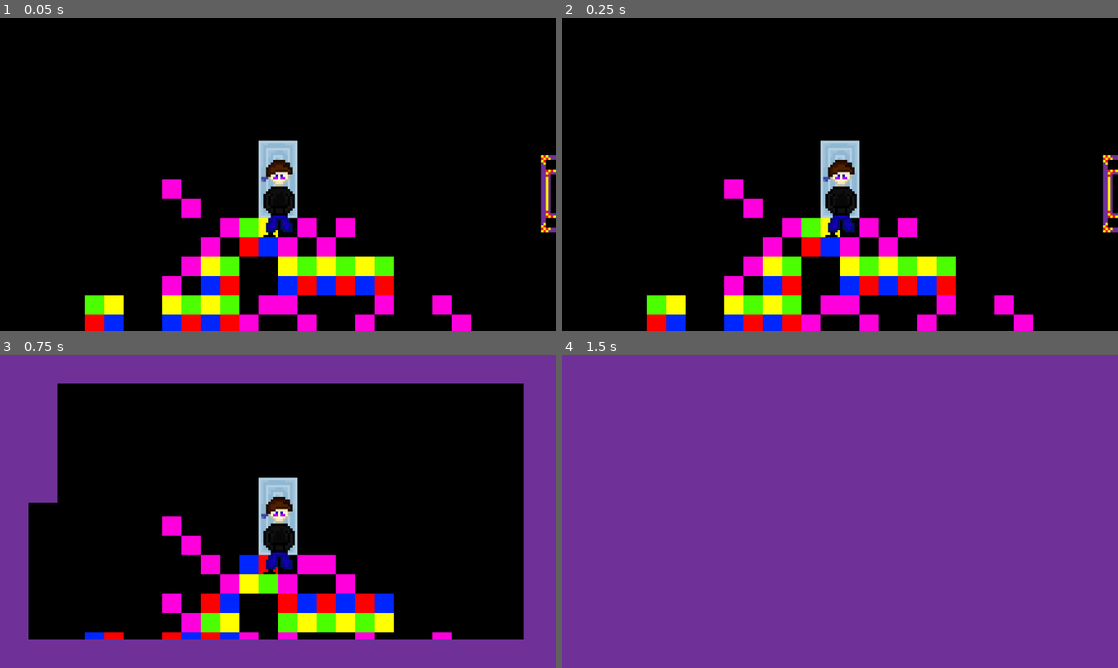
Above: before the commit, frames 1-4 (two rows, left to right).
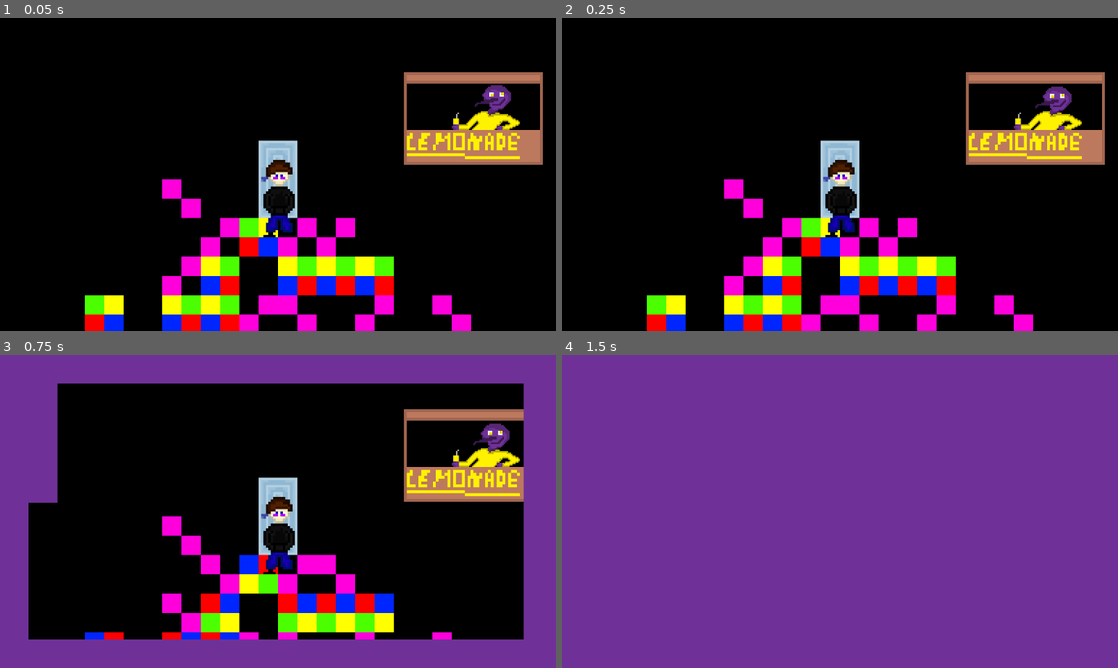
Above: after the commit, the same moments.

Repository: Vaisaz/yumeNikkiFangame
Game: Godot game, scene res://scenes/locations/nexus.tscn
Two runs of this game, one before a commit and one after it. Both use one fixed random seed, a clock stepped at 60 frames per second and the inputs below. This scene is started directly instead of the project's main scene. Sound files missing from this copy of the repository are replaced by a short silence.
Inputs:
- Up to frame 1 (0.05 s): no input
- Up to frame 2 (0.25 s): no input
- Up to frame 3 (0.75 s): tap Enter at 0.5 s; hold Right (right) from 0.53 s (still down); hold E (interact) from 0.53 s (still down)
- Up to frame 4 (1.5 s): release Right (right) at 1.28 s; release E (interact) at 1.28 s; hold Down (down) from 1.28 s (still down); tap E (interact) at 1.35 s

The runs differ from the first frame. In frame 1, 5.2% of the frame differs, in the area x 72-100%, y 17-69%; in frame 2, 5.2%; in frame 3, 4.2%; in frame 4, nothing differs.

Commit message:
Inventory Lemonade Repaired + Lemonade Update

Diff:
--- a/scenes/lemonade_stand.tscn
+++ b/scenes/lemonade_stand.tscn
@@ -1,25 +1,63 @@
-[gd_scene load_steps=7 format=3 uid="uid://7qlcvxsvyst5"]
+[gd_scene load_steps=12 format=3 uid="uid://7qlcvxsvyst5"]
 
-[ext_resource type="Texture2D" uid="uid://6syojrialhd0" path="res://assets/inventory/items/lemonade.png" id="1_03ey0"]
+[ext_resource type="Texture2D" uid="uid://bot1756xcpfjl" path="res://assets/sprites/main/lemonade_stand_guy_sheet.png" id="1_rwk07"]
 [ext_resource type="Script" path="res://scripts/lemonade_interaction.gd" id="2_llt6y"]
 [ext_resource type="Texture2D" uid="uid://beh4pnr72b2sx" path="res://assets/blank_frame_bigger.png" id="3_7613i"]
 [ext_resource type="FontFile" uid="uid://b5lqlis8c3a4k" path="res://assets/I-pixel-u.ttf" id="4_4u3ex"]
 
+[sub_resource type="AtlasTexture" id="AtlasTexture_foylu"]
+atlas = ExtResource("1_rwk07")
+region = Rect2(0, 0, 96, 64)
+
+[sub_resource type="AtlasTexture" id="AtlasTexture_2g3ju"]
+atlas = ExtResource("1_rwk07")
+region = Rect2(96, 0, 96, 64)
+
+[sub_resource type="AtlasTexture" id="AtlasTexture_csntd"]
+atlas = ExtResource("1_rwk07")
+region = Rect2(192, 0, 96, 64)
+
+[sub_resource type="AtlasTexture" id="AtlasTexture_h673a"]
+atlas = ExtResource("1_rwk07")
+region = Rect2(288, 0, 96, 64)
+
+[sub_resource type="SpriteFrames" id="SpriteFrames_tneie"]
+animations = [{
+"frames": [{
+"duration": 1.0,
+"texture": SubResource("AtlasTexture_foylu")
+}, {
+"duration": 3.0,
+"texture": SubResource("AtlasTexture_2g3ju")
+}, {
+"duration": 1.0,
+"texture": SubResource("AtlasTexture_csntd")
+}, {
+"duration": 1.0,
+"texture": SubResource("AtlasTexture_h673a")
+}],
+"loop": true,
+"name": &"default",
+"speed": 4.0
+}]
+
 [sub_resource type="RectangleShape2D" id="RectangleShape2D_vu4in"]
-size = Vector2(64, 33)
+size = Vector2(97, 65)
 
 [sub_resource type="RectangleShape2D" id="RectangleShape2D_cjio3"]
-size = Vector2(76.5, 42)
+size = Vector2(73, 50)
 
 [node name="StaticBody2D" type="StaticBody2D"]
 
+[node name="AnimatedSprite2D" type="AnimatedSprite2D" parent="."]
+position = Vector2(0, -32)
+sprite_frames = SubResource("SpriteFrames_tneie")
+autoplay = "default"
+frame_progress = 0.203471
+
 [node name="CollisionShape2D" type="CollisionShape2D" parent="."]
-position = Vector2(0, -15.5)
+position = Vector2(0.5, -31.5)
 shape = SubResource("RectangleShape2D_vu4in")
-
-[node name="Sprite2D" type="Sprite2D" parent="."]
-position = Vector2(0, -16)
-texture = ExtResource("1_03ey0")
 
 [node name="interaction" type="Area2D" parent="."]
 collision_layer = 8
@@ -27,7 +65,7 @@
 script = ExtResource("2_llt6y")
 
 [node name="CollisionShape2D" type="CollisionShape2D" parent="interaction"]
-position = Vector2(0.75, -16)
+position = Vector2(0.5, -25)
 shape = SubResource("RectangleShape2D_cjio3")
 
 [node name="CanvasLayer" type="CanvasLayer" parent="."]
--- a/scenes/locations/nexus.tscn
+++ b/scenes/locations/nexus.tscn
@@ -127,6 +127,10 @@
 position = Vector2(-47.5, -70)
 shape = SubResource("RectangleShape2D_w6rhi")
 
+[node name="LemonadeStand" parent="." instance=ExtResource("16_qhsxs")]
+position = Vector2(81, -54)
+scale = Vector2(0.6, 0.6)
+
 [node name="CharacterBody2D" parent="." instance=ExtResource("4_1wn3d")]
 position = Vector2(1, -24)
 
@@ -140,9 +144,6 @@
 position = Vector2(-3, -263)
 scale = Vector2(0.5, 0.5)
 
-[node name="Lemonade" parent="." instance=ExtResource("16_qhsxs")]
-position = Vector2(141, -26)
-
 [connection signal="area_entered" from="neon_warp/interaction" to="neon_warp/interaction" method="_on_area_entered"]
 [connection signal="area_exited" from="neon_warp/interaction" to="neon_warp/interaction" method="_on_area_exited"]
 [connection signal="area_entered" from="happy_warp/interaction" to="happy_warp/interaction" method="_on_area_entered"]
--- a/scripts/inventory.gd
+++ b/scripts/inventory.gd
@@ -40,6 +40,8 @@
 var watches_has_interacted: bool = false
 var wnp_has_interacted: bool = false
 var rng = RandomNumberGenerator.new()
+
+var lemonade_has_interacted: bool = false
 
 var coins = 10
 var add_coins
@@ -131,6 +133,8 @@
 var equip: bool = false
 
 func _on_first_pressed():
+	if $InventoryLayer/InventoryChoosed/first.texture_normal == load("res://assets/inventory/items/lemonade.png"):
+		equip = false
 	if !equip:
 		item_on_equip(0)
 		equip = true
@@ -141,7 +145,10 @@
 			item_on_equip(0)
 			equip = false
 
+
 func _on_second_pressed():
+	if $InventoryLayer/InventoryChoosed/first.texture_normal == load("res://assets/inventory/items/lemonade.png"):
+		equip = false
 	if !equip:
 		item_on_equip(1)
 		equip = true
@@ -153,6 +160,8 @@
 			equip = false
 
 func _on_third_pressed():
+	if $InventoryLayer/InventoryChoosed/first.texture_normal == load("res://assets/inventory/items/lemonade.png"):
+		equip = false
 	if !equip:
 		item_on_equip(2)
 		equip = true
--- a/scripts/jon.gd
+++ b/scripts/jon.gd
@@ -17,7 +17,7 @@
 		animated_sprite_2d.play("idle")
 		input_direction = Vector2(0, 0)
 		Transition.wait()
-	elif Inventory.inventory_layer.visible:
+	elif Inventory.inventory_layer.visible or GlobalVariables.debounce:
 		velocity = input_direction * 0
 		input_direction = Vector2(0, 0)
 	else:
--- a/scripts/lemonade_interaction.gd
+++ b/scripts/lemonade_interaction.gd
@@ -2,6 +2,10 @@
 
 var messages = [
 	"",
+	"YO",
+	"WANNA BUY SOME LEMONADE?",
+	"IT'LL COST YA 5 COINS",
+	"JUST TALK TO ME AGAIN AND I'LL SELL YOU ONE",
 	"YOU HAVE ACQUIRED:
 	LEMONADE
 
@@ -41,25 +45,40 @@
 
 func _input(event):
 	if interaction_times == 0 and interact and event.is_action_pressed("interact") and message_displayed and interact and Input.is_action_just_pressed("interact") and Transition.canvas_layer.visible == false and Inventory.inventory_layer.visible == false and Inventory.coins >= 5:
-		if has_interacted:
-			interaction_times = 1
+		if Inventory.lemonade_has_interacted:
+			interaction_times = 2
 			has_interacted = false
 			return
 		print("works")
 		GlobalVariables.debounce = true
 		GlobalVariables.in_combat = true
 		canvas_layer.visible = true
-		if index == 2:
+		print(index)
+		if index == 4:
 			canvas_layer.visible = false
 			GlobalVariables.debounce = false
 			GlobalVariables.in_combat = false
 			interaction_times = 1
-			index = 0
+			message_displayed = true
+		else:
+			message_displayed = false
+			index += 1
+			show_message()
+	elif interaction_times == 1 and interact and event.is_action_pressed("interact") and message_displayed and interact and Input.is_action_just_pressed("interact") and Transition.canvas_layer.visible == false and Inventory.inventory_layer.visible == false and Inventory.coins >= 5:
+		GlobalVariables.debounce = true
+		GlobalVariables.in_combat = true
+		canvas_layer.visible = true
+		print(index)
+		if index == 6:
+			canvas_layer.visible = false
+			GlobalVariables.debounce = false
+			GlobalVariables.in_combat = false
+			interaction_times = 2
 			return
 		message_displayed = false
 		index += 1
 		show_message()
-	if interaction_times == 1 and message_displayed and interact and Transition.canvas_layer.visible == false and Inventory.inventory_layer.visible == false and Inventory.coins >= 5:
+	elif interaction_times == 2 and message_displayed and interact and Transition.canvas_layer.visible == false and Inventory.inventory_layer.visible == false and Inventory.coins >= 5:
 		for item_count in Inventory.items:
 			print(item_count)
 			if Inventory.index == 0 and Inventory.items[Inventory.index].disabled and !has_interacted:
@@ -75,6 +94,7 @@
 				Inventory.items[Inventory.index].texture_hover = Inventory.item_texture_hover[3]
 				Inventory.items[Inventory.index].disabled = false
 			if !has_interacted:
+				Inventory.lemonade_has_interacted = true
 				has_interacted = true
 				Inventory.coins -= 5
 				interaction_times = 2
Binary file added: assets/sprites/main/lemonade_stand_guy_sheet.png
Not shown, added: assets/sprites/main/lemonade_stand_guy_sheet.png.import
